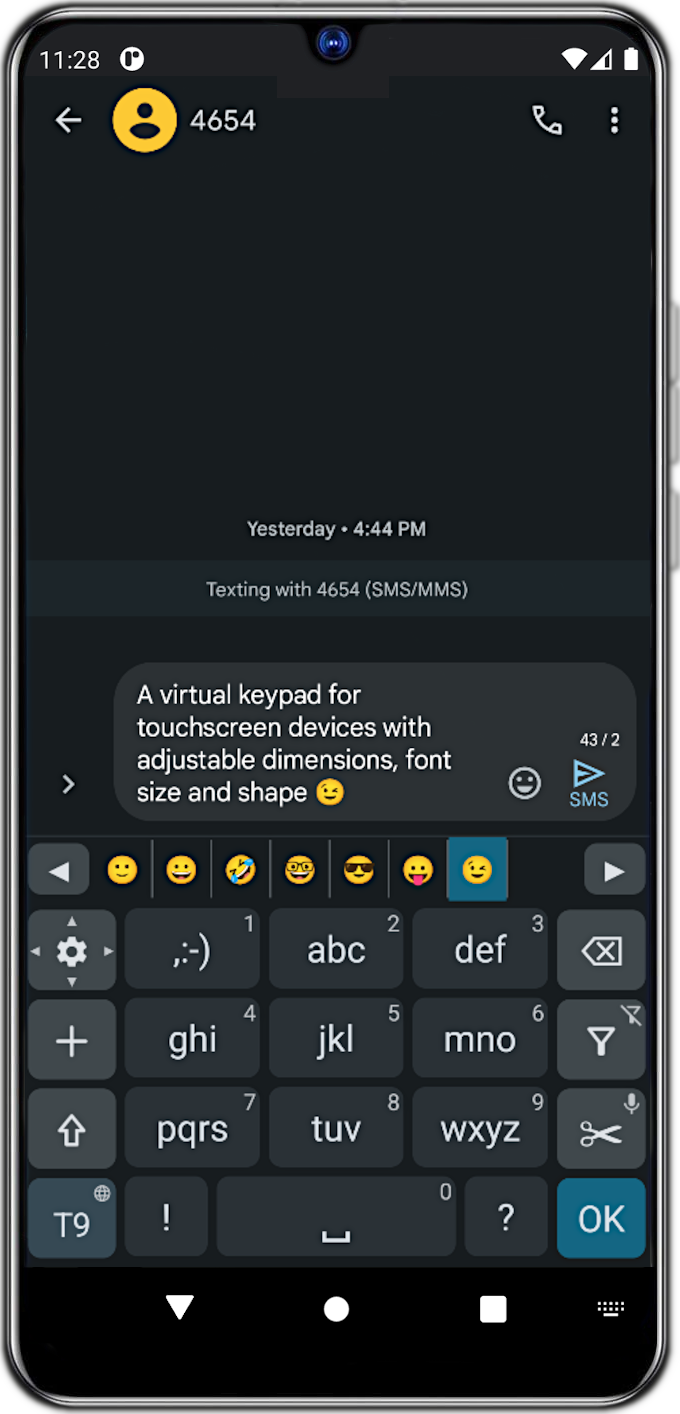
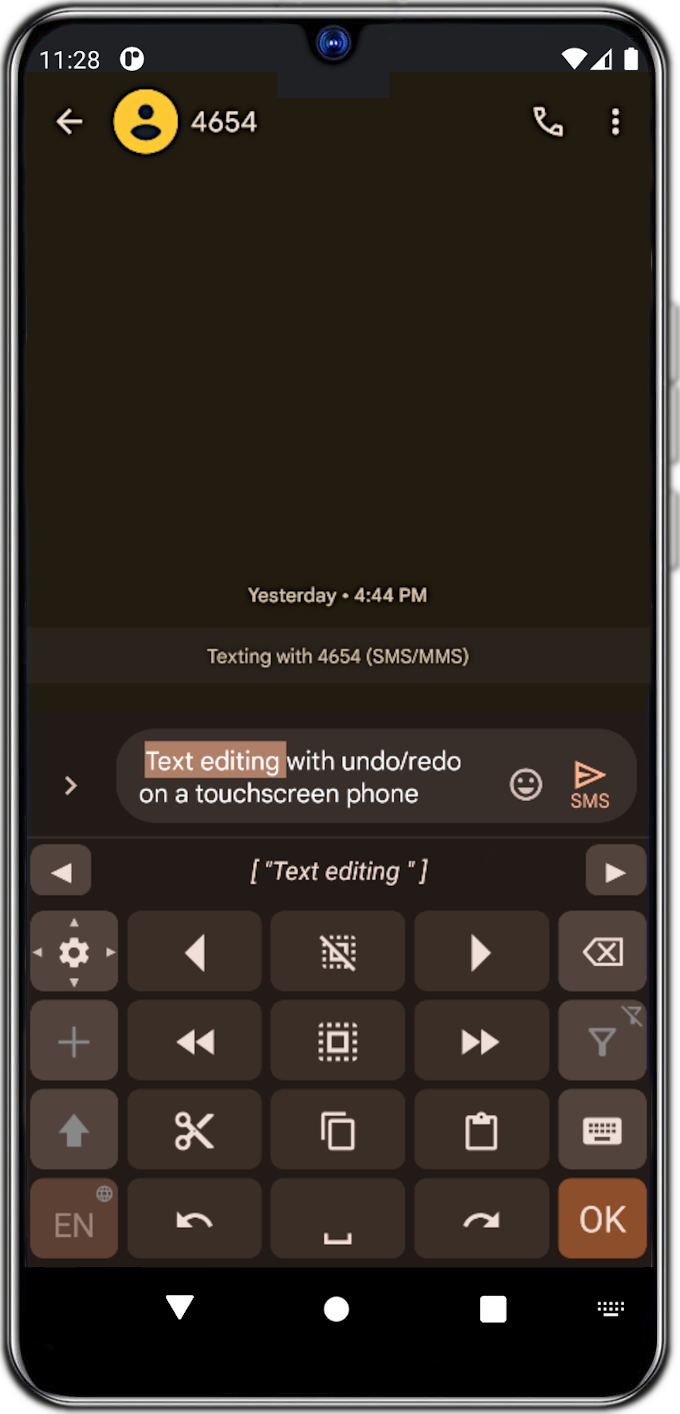
Two versions of the same layered image (680×1414). Layer-by-layer changes:
showed "2", painted on it over (26, 72, 651, 1267)
hid "1", painted on it over (25, 76, 650, 1267)
